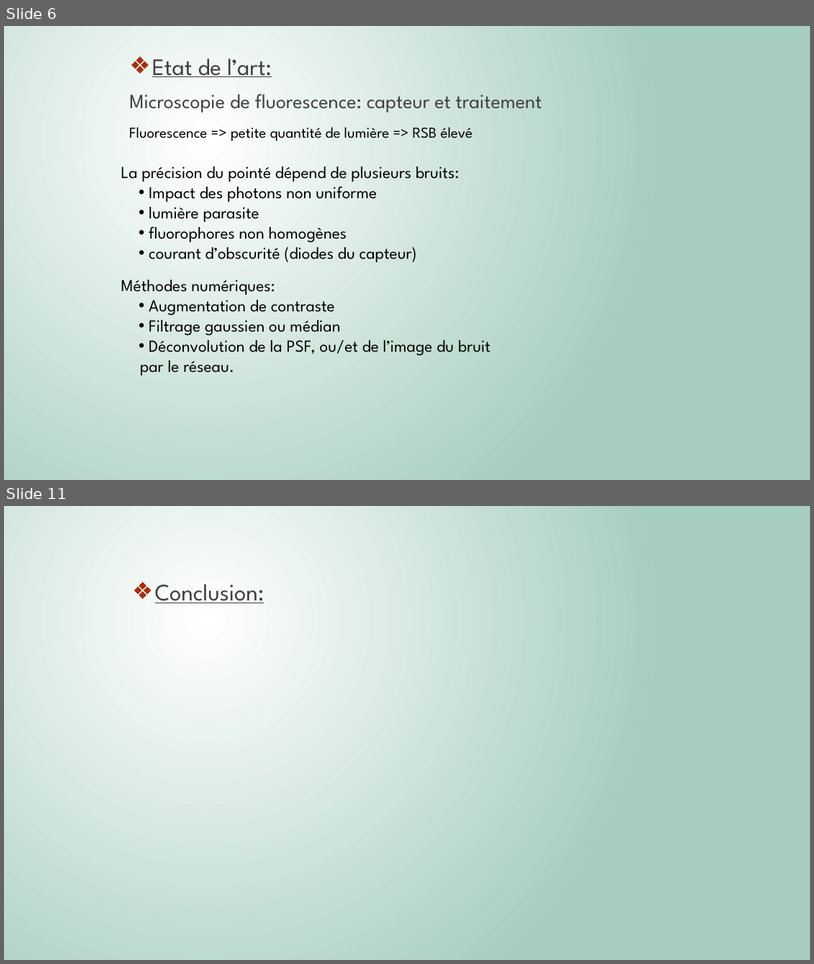
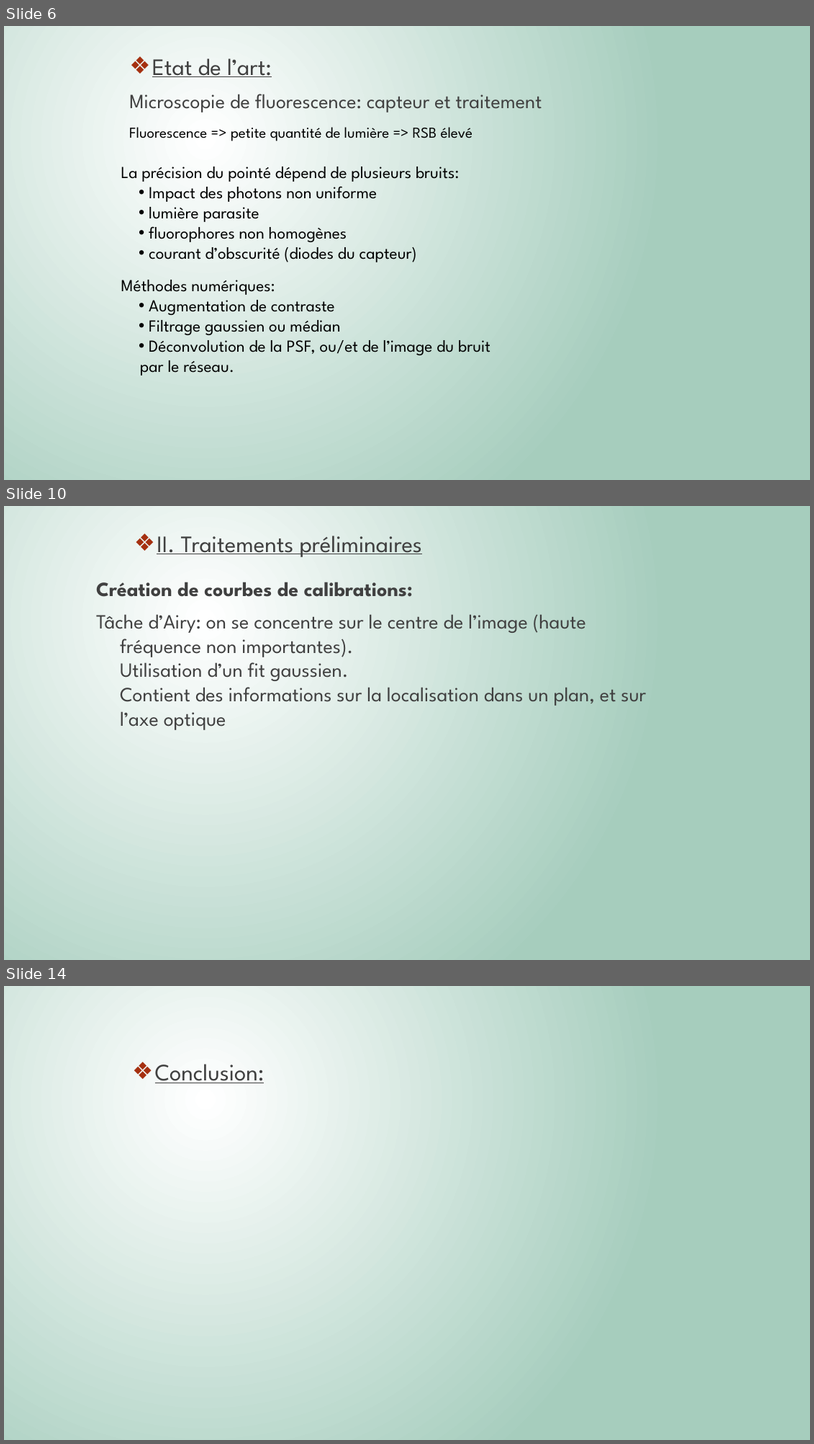
Before and after one commit to Killian-Herveau/PIMS, a slide deck: Pres_Avril/PresentationPIMSAvril.pptx. Shown one above the other, each under a label of ours: slides 6 and 11 before the commit, slides 6, 10 and 14 after it; the slides between them are not shown. The pictures are 814x964 and 814x1444 pixels, drawn with LibreOffice and Linux fonts; fonts in the diff are those of the drawing. Boxes give left, top, right and bottom in pixels: in the first picture for what was removed or moved away, otherwise in the second. Text is boxed around its words. In the diff, an @@ line names an element or a change of style, - is before the commit and + after.

```diff
--- a/Pres_Avril/PresentationPIMSAvril.pptx
+++ b/Pres_Avril/PresentationPIMSAvril.pptx
@@ slide 10 added at [4,506,810,960], background gradient #FFFFFF to #A6CDBD @@
@@ text added at [157,536,422,557], 28 pt, text #404040, underline @@
+❖ II. Traitements préliminaires
@@ text added at [96,582,646,730], 24 pt, text #404040 @@
+Création de courbes de calibrations:
+Tâche d’Airy: on se concentre sur le centre de l’image (haute fréquence non importantes).
+Utilisation d’un fit gaussien.
+Contient des informations sur la localisation dans un plan, et sur l’axe optique
@@ what was slide 11 is now slide 14 @@
```
Also in this commit, not shown: 2 slides changed, 5 other slides added, 3 slides removed, 7 other files.
